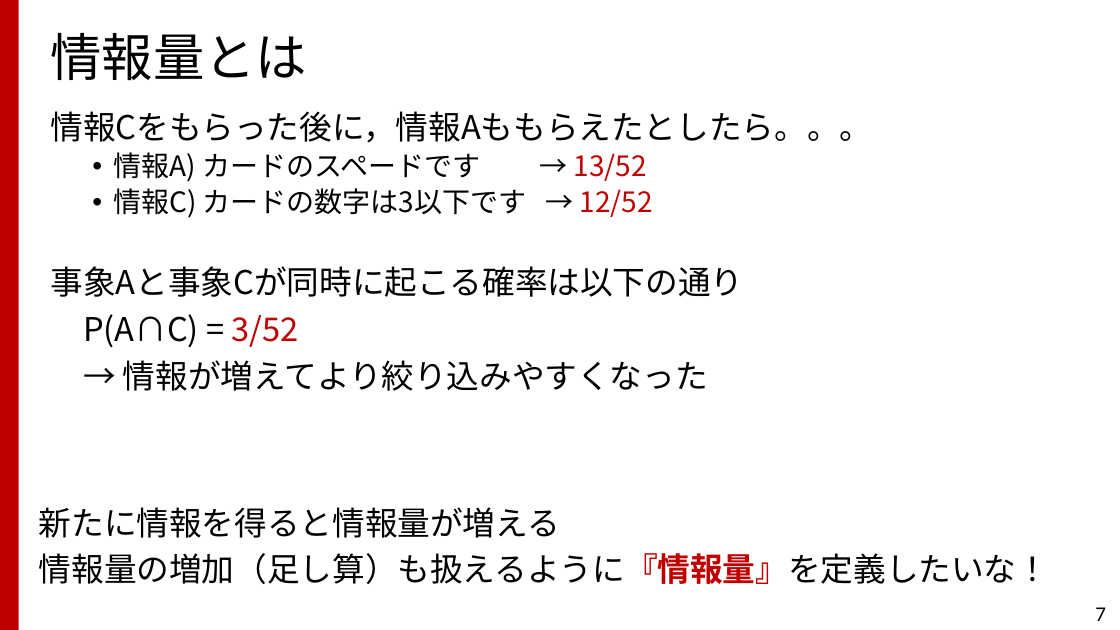
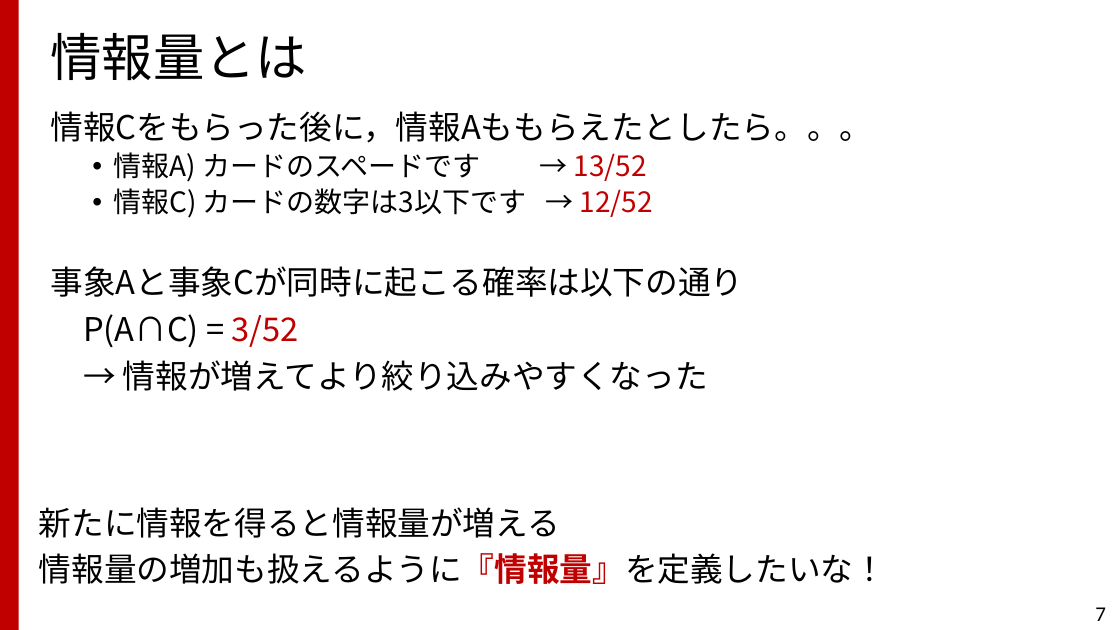
Before and after one commit to TakashiIjiri/TakashiIjiri.github.io, a slide deck: slide 7 of classes/dm2018_1/dm1_13.pptx. Drawn at 1120x630 pixels with LibreOffice and Linux fonts; fonts in the diff are those of the drawing. Boxes give left, top, right and bottom in pixels: in the first picture for what was removed or moved away, otherwise in the second. Text is boxed around its words. In the diff, an @@ line names an element or a change of style, - is before the commit and + after.

```diff
--- a/classes/dm2018_1/dm1_13.pptx
+++ b/classes/dm2018_1/dm1_13.pptx
@@ text at (39, 553, 886, 584): text changed @@
-情報量の増加（足し算）も扱えるように『情報量』を定義したいな！
+情報量の増加も扱えるように『情報量』を定義したいな！
```
Also in this commit, not shown: 6 other slides changed, 2 slides removed, 2 other files.
